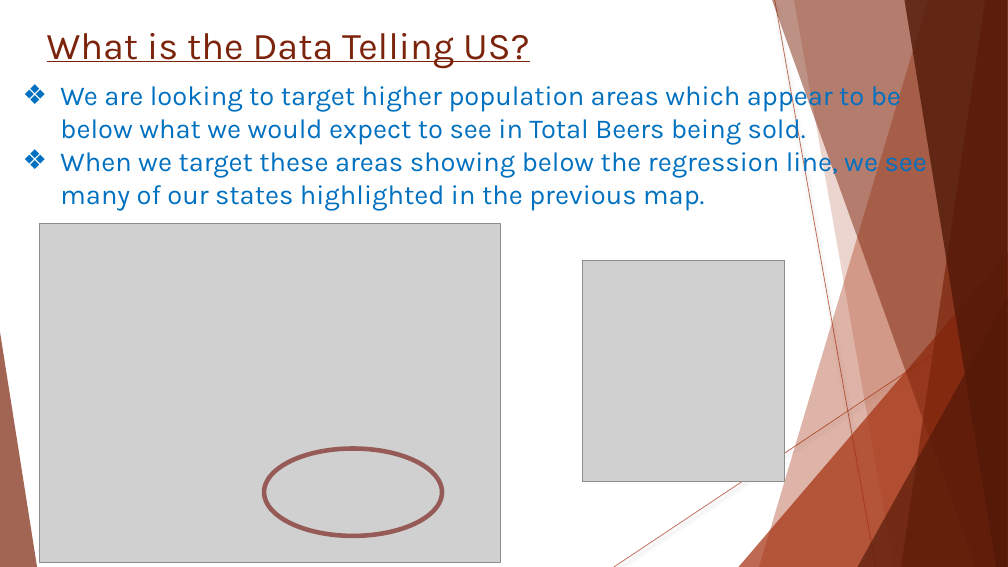
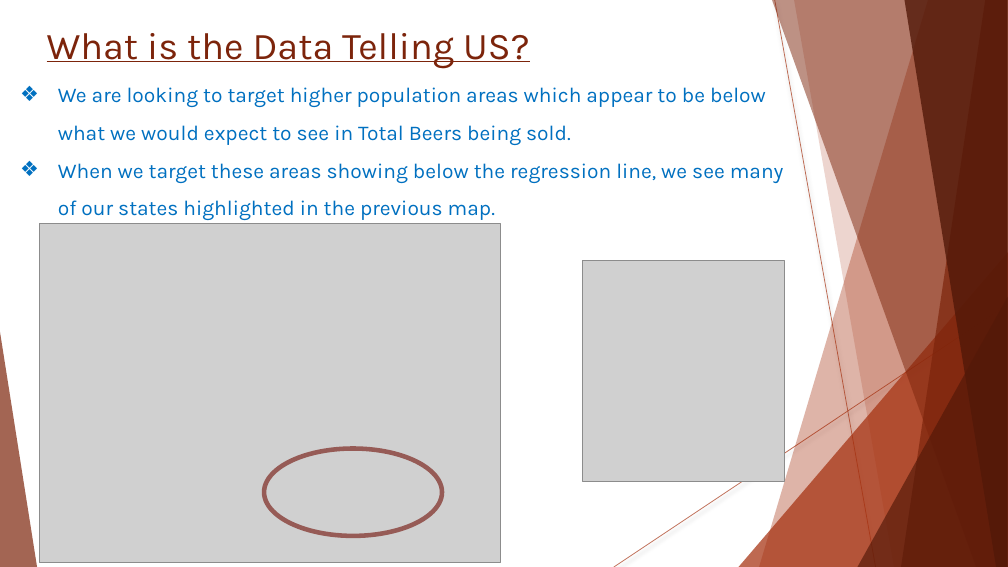
Before and after one commit to Wu-Sophia/BeerAnalysis, a slide deck: slide 16 of DataDynamos_BeerMarketingPresentation.pptx. Drawn at 1008x567 pixels with LibreOffice and Linux fonts; fonts in the diff are those of the drawing; grey boxes stand for pictures. Boxes give left, top, right and bottom in pixels: in the first picture for what was removed or moved away, otherwise in the second. Text is boxed around its words. In the diff, an @@ line names an element or a change of style, - is before the commit and + after.

```diff
--- a/DataDynamos_BeerMarketingPresentation.pptx
+++ b/DataDynamos_BeerMarketingPresentation.pptx
@@ text "We are looking to target ..." at (58,87,784,220): size 26 to 20 pt; line spacing 1 to 1.5 @@
```
Also in this commit, not shown: 9 other slides changed.
